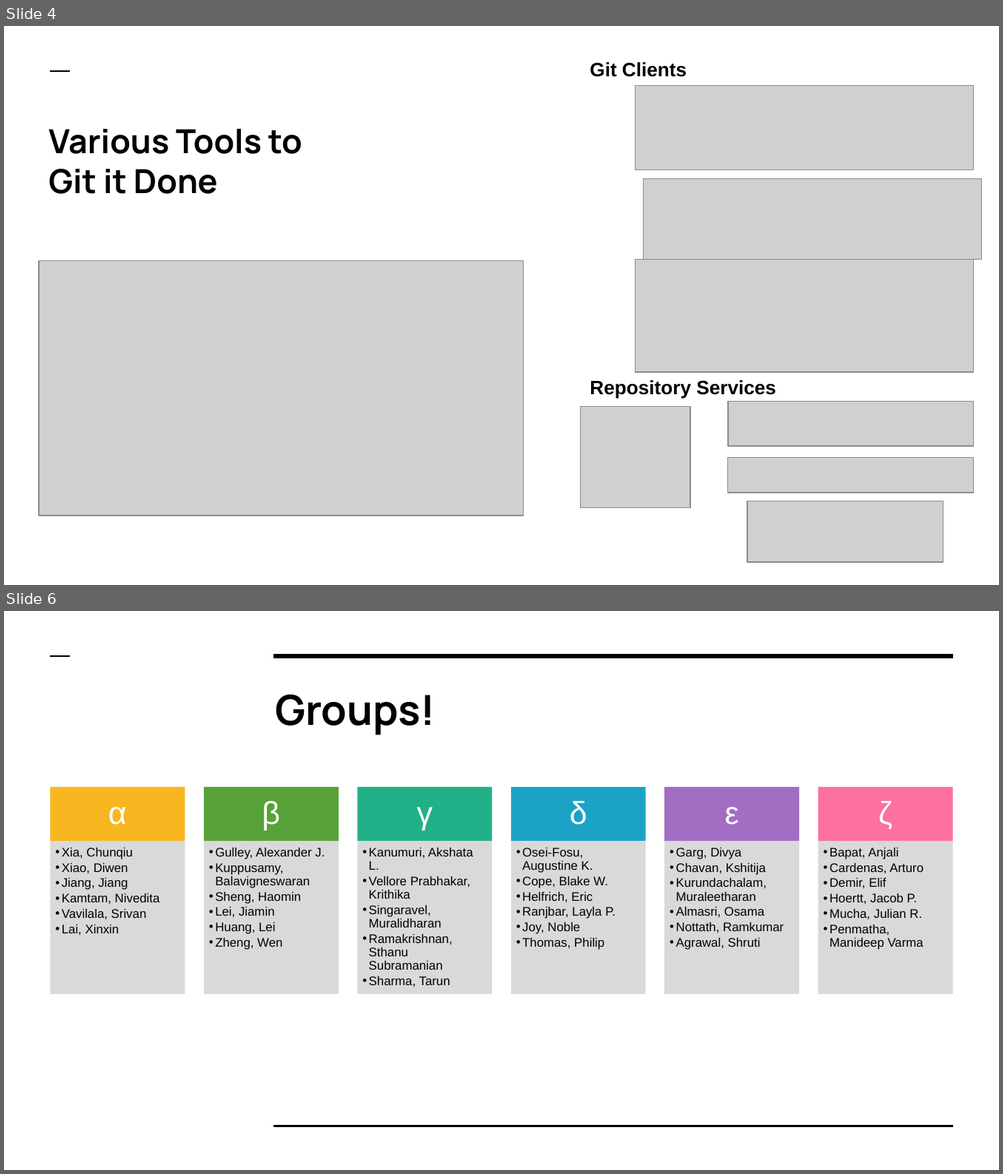
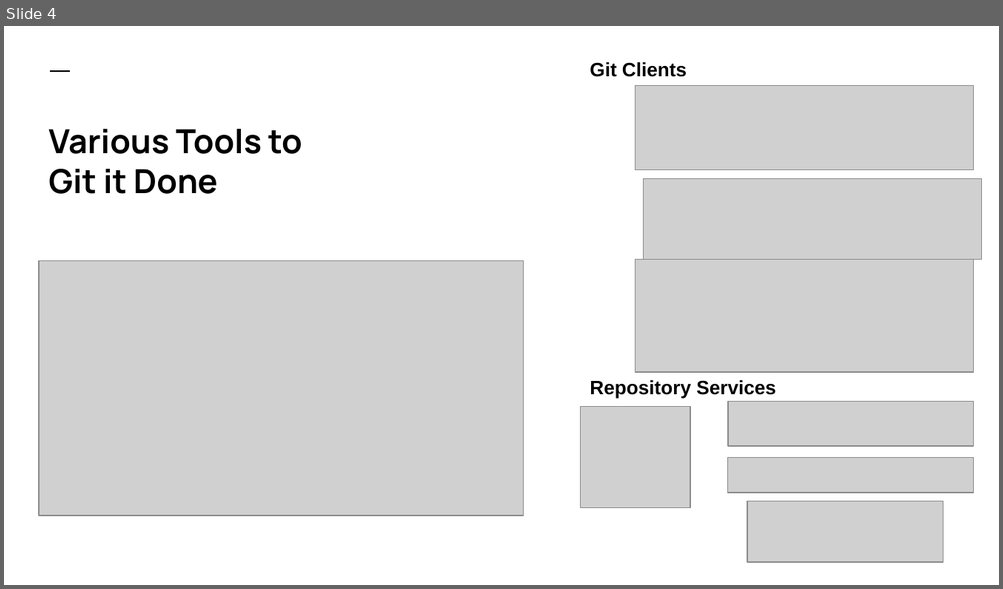
Before and after one commit to colbyford/DSBA6190-CloudComputing, a slide deck: 2 - Gitting Started/GittingStarted.pptx. Shown one above the other, each under a label of ours: slides 4 and 6 before the commit, slide 4 after it; the slides between them are not shown. The pictures are 1003x1174 and 1003x589 pixels, drawn with LibreOffice and Linux fonts; fonts in the diff are those of the drawing; grey boxes stand for pictures. Boxes give left, top, right and bottom in pixels: in the first picture for what was removed or moved away, otherwise in the second. Text is boxed around its words. In the diff, an @@ line names an element or a change of style, - is before the commit and + after.

```diff
--- a/2 - Gitting Started/GittingStarted.pptx
+++ b/2 - Gitting Started/GittingStarted.pptx
@@ slide 6 removed at [4, 611, 999, 1170], background #FFFFFF; not listed: 1 template element that a slide beside it also shows @@
@@ line removed from (273, 655) to (953, 655) @@
@@ title removed at [275, 695, 435, 735] @@
-Groups!
@@ group removed at [50, 787, 952, 994]: 12 rectangles, 12 texts @@
-α
-  • Xia, Chunqiu
-  • Xiao, Diwen
-  • Jiang, Jiang
-  • Kamtam, Nivedita
-  • Vavilala, Srivan
-  • Lai, Xinxin
-β
-  • Gulley, Alexander J.
-  • Kuppusamy, Balavigneswaran
-  • Sheng, Haomin
-  • Lei, Jiamin
-  • Huang, Lei
-  • Zheng, Wen
-γ
-  • Kanumuri, Akshata L.
-  • Vellore Prabhakar, Krithika
-  • Singaravel, Muralidharan
-  • Ramakrishnan, Sthanu Subramanian
-  • Sharma, Tarun
-δ
-  • Osei-Fosu, Augustine K.
-  • Cope, Blake W.
-  • Helfrich, Eric
-  • Ranjbar, Layla P.
-  • Joy, Noble
-  • Thomas, Philip
-ε
-  • Garg, Divya
-  • Chavan, Kshitija
-  • Kurundachalam, Muraleetharan
-  • Almasri, Osama
-  • Nottath, Ramkumar
-  • Agrawal, Shruti
-ζ
-  • Bapat, Anjali
-  • Cardenas, Arturo
-  • Demir, Elif
-  • Hoertt, Jacob P.
-  • Mucha, Julian R.
-  • Penmatha, Manideep Varma
@@ line removed from (273, 1126) to (953, 1126) @@
```
Also in this commit, not shown: 2 other slides removed.
